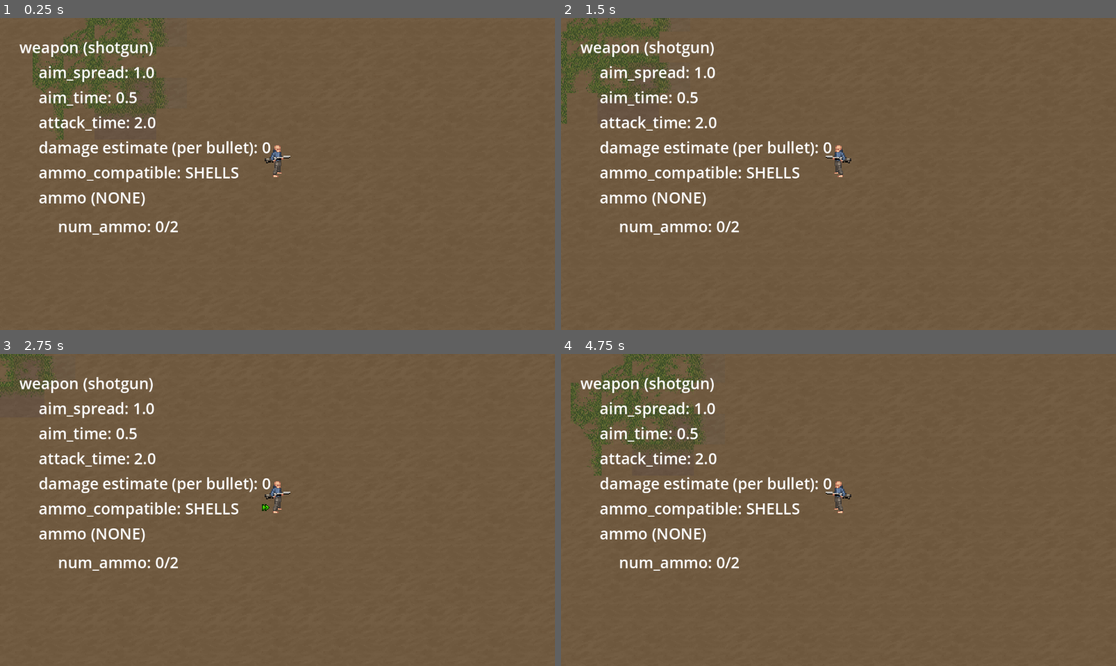
Above: before the commit, frames 1-4 (two rows, left to right).
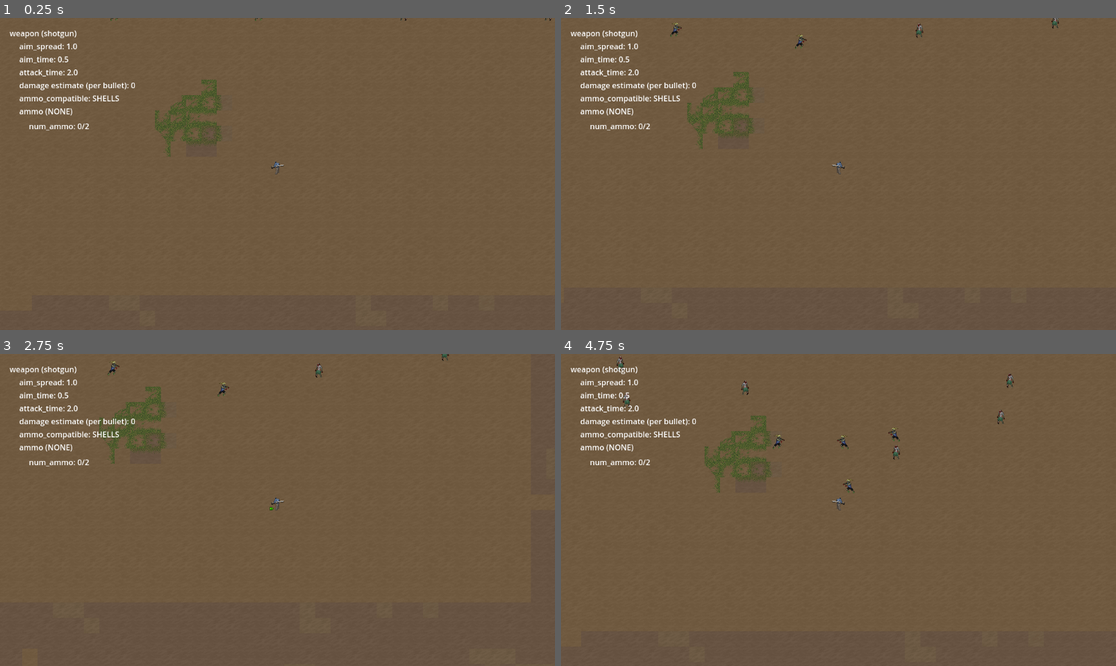
Above: after the commit, the same moments.

Repository: tegaki-tegaki/z_game
Game: Godot game, scene res://world/main.tscn
The game is run twice, just before and just after one commit, with the same random seed, the same clock (stepped at 60 frames per second) and the same inputs.
Inputs (mouse positions are in pixels of both pictures, inside the frame that each line leads up to):
- Up to frame 1 (0.25 s): no input
- Up to frame 2 (1.5 s): tap Enter at 0.5 s; move the mouse to (960, 158) at 0.52 s; hold D (move_right) 0.53-1.28 s; hold Right mouse button (aim_weapon) 0.53-1.28 s; move the mouse to (727, 189) at 1.27 s; hold S (move_down) from 1.28 s (still down); click (727, 189) at 1.35 s
- Up to frame 3 (2.75 s): move the mouse to (333, 441) at 2.02 s; release S (move_down) at 2.03 s; hold D (move_right) from 2.03 s (still down); hold Shift (run_hold) from 2.03 s (still down)
- Up to frame 4 (4.75 s): move the mouse to (810, 572) at 2.77 s; release D (move_right) at 2.78 s; release Shift (run_hold) at 2.78 s; hold W (move_up) 2.78-3.53 s; right-click (810, 572) at 2.85 s; move the mouse to (1005, 556) at 3.52 s; hold A (move_left) from 3.53 s (still down); click (1005, 556) at 3.6 s; move the mouse to (672, 463) at 4.27 s; tap Shift (run_hold) at 4.35 s

The runs differ from the first frame. In frame 1, 7.2% of the frame differs, in the area x 1-100%, y 0-70%; in frame 2, 6.9%; in frame 3, 5.6%; in frame 4, 7.5%, in the area x 1-82%, y 0-70%.
Error before the commit: Invalid access to property or key 'file' on a base object of type 'Nil'. (res://autoloads/resource_manager.gd:335)

Commit message:
working version, use custom Dict for gameobj_data

Diff:
--- a/autoloads/resource_manager.gd
+++ b/autoloads/resource_manager.gd
@@ -216,18 +216,15 @@
     }
 }
 
-var gameobj_data: Dictionary = {}
+var gameobj_data: Dict = Dict.new()
 
 
 func _ready():
     var config = Utils.load_json_file("res://images/tile_config.json")
     process_config(config)
-    print("processed")
-
-
-static func get_gameobj_atlastexture(
-    creature_data: GameobjData, image_data
-) -> AtlasTexture:
+
+
+static func get_gameobj_atlastexture(creature_data, image_data) -> AtlasTexture:
     var texture = AtlasTexture.new()
     texture.atlas = image_data.texture
 
@@ -244,25 +241,28 @@
 func process_config(config):
     for tile_data in config["tiles-new"]:
         var tiles = tile_data.tiles
-        var tile_data_chunk_raw = filter_tile_data(tiles)
+        var tile_data_chunk_raw = tiles  # filter_tile_data(tiles)
         for tile_data_chunk in tile_data_chunk_raw:
             get_tile_to_gameobj_fn(gameobj_data, tile_data.file).call(
                 tile_data_chunk
             )
-            #print(gameobj_data.keys().size())
-            if gameobj_data.keys().size() == 10624:
-                print(gameobj_data.keys().size())
-                print("exists here")
-    print("empty here?")
+
 
 # TODO: can higher order function be reduced?
-static func get_tile_to_gameobj_fn(_gameobj_data: Dictionary, filename):
+static func get_tile_to_gameobj_fn(_gameobj_data: Dict, filename):
     return func(monster):
         var global_id = null
         if "fg" in monster:
-            if typeof(monster.fg) != TYPE_FLOAT:
+            if typeof(monster.fg) == TYPE_ARRAY:
+                if typeof(monster.fg[0]) == TYPE_FLOAT:
+                    global_id = monster.fg[0]
+                elif "sprite" in monster.fg[0]:
+                    global_id = monster.fg[0].sprite
+            elif typeof(monster.fg) == TYPE_FLOAT:
+                global_id = monster.fg
+            else:
                 return
-            global_id = monster.fg
+
         else:
             if typeof(monster.bg) != TYPE_FLOAT:
                 return
@@ -282,12 +282,12 @@
 
         if typeof(monster.id) == TYPE_ARRAY:
             for id in monster.id:
-                _gameobj_data.set(
+                _gameobj_data.s(
                     id,
                     {"file": filename, "x_count": counts.x, "y_count": counts.y}
                 )
         else:
-            _gameobj_data.set(
+            _gameobj_data.s(
                 monster.id,
                 {"file": filename, "x_count": counts.x, "y_count": counts.y}
             )
@@ -317,28 +317,33 @@
     return null
 
 
+# TODO: might be fine without filtering if
+# i refactor from Dictionary -> class + array of classes
 static func filter_tile_data(tiles) -> Variant:
     var filtered = []
     for tile in tiles:
         if typeof(tile.id) == TYPE_STRING:
-            filtered.append(tile)
+            if (
+                tile.id.begins_with("mon_zombie")
+                || tile.id.begins_with("corpse_")
+            ):
+                filtered.append(tile)
         if typeof(tile.id) == TYPE_ARRAY:
             for id in tile.id:
-                filtered.append(tile)
+                if id.begins_with("mon_zombie") || id.begins_with("corpse_"):
+                    filtered.append(tile)
     return filtered
 
 
 ## [param name_id] is the unique ids used in tile_config.json
 ## eg. "mon_zombie_brainless"
 func get_creature_textures(name_id: String):
-    var creature_data = gameobj_data.get(name_id) as GameobjData
+    var creature_data = gameobj_data.g(name_id)
     var filename = creature_data.file
     var image_data = images_data[filename]
     var texture = get_gameobj_atlastexture(creature_data, image_data)
 
-    var corpse_creature_data = (
-        gameobj_data.get("corpse_" + name_id) as GameobjData
-    )
+    var corpse_creature_data = gameobj_data.g("corpse_" + name_id)
     var corpse_filename = creature_data.file
     var corpse_image_data = images_data[corpse_filename]
     var corpse_texture = get_gameobj_atlastexture(
@@ -356,8 +361,10 @@
         texture = _texture
         corpse_texture = _corpse_texture
 
-
-class GameobjData:
-    var file: String
-    var x_count: int
-    var y_count: int
+#class GameobjData:
+#var file: String
+#var x_count: int
+#var y_count: int
+#
+#class GameobjContainer:
+#var objects: Array[GameobjData]
--- a/components/body_component.tscn
+++ b/components/body_component.tscn
@@ -1,7 +1,6 @@
-[gd_scene load_steps=3 format=3 uid="uid://t3phjnfkxvs3"]
+[gd_scene load_steps=2 format=3 uid="uid://t3phjnfkxvs3"]
 
 [ext_resource type="Script" uid="uid://k0tjfqdepcu5" path="res://scripts/body_component.gd" id="1_mtxy0"]
-[ext_resource type="Texture2D" uid="uid://cetyqld2c5vim" path="res://images/human_body_plus.png" id="2_sv6a1"]
 
 [node name="BodyComponent" type="Node2D"]
 script = ExtResource("1_mtxy0")
@@ -9,7 +8,3 @@
 [node name="base" type="Sprite2D" parent="."]
 texture_filter = 1
 position = Vector2(0, -24)
-texture = ExtResource("2_sv6a1")
-hframes = 16
-vframes = 38
-frame = 195
--- a/models/creature.gd
+++ b/models/creature.gd
@@ -1,15 +1,5 @@
 extends Resource
 class_name CreatureResource
-
-#@export var sprite_texture: String
-#@export var sprite_hframes: int
-#@export var sprite_vframes: int
-#@export var sprite_frame: int
-#
-#@export var sprite_corpse_texture: String
-#@export var sprite_corpse_hframes: int
-#@export var sprite_corpse_vframes: int
-#@export var sprite_corpse_frame: int
 
 var sprite: AtlasTexture
 var sprite_corpse: AtlasTexture
--- a/project.godot
+++ b/project.godot
@@ -25,7 +25,6 @@
 
 window/size/mode=2
 window/size/initial_position_type=4
-window/stretch/scale=2.0
 window/stretch/scale_mode="integer"
 
 [input]
--- /dev/null
+++ b/scripts/Dict.gd
@@ -0,0 +1,44 @@
+extends Node
+class_name Dict
+
+var _entries := []
+
+func s(key, value):
+    for i in range(_entries.size()):
+        if _entries[i][0] == key:
+            _entries[i][1] = value
+            return
+    _entries.append([key, value])
+
+func g(key):
+    for entry in _entries:
+        if entry[0] == key:
+            return entry[1]
+    return null
+
+func has(key):
+    for entry in _entries:
+        if entry[0] == key:
+            return true
+    return false
+
+func erase(key):
+    for i in range(_entries.size()):
+        if _entries[i][0] == key:
+            _entries.remove_at(i)
+            return
+
+func keys():
+    var result := []
+    for entry in _entries:
+        result.append(entry[0])
+    return result
+
+func values():
+    var result := []
+    for entry in _entries:
+        result.append(entry[1])
+    return result
+
+func clear():
+    _entries.clear()
--- a/scripts/body_component.gd
+++ b/scripts/body_component.gd
@@ -6,6 +6,7 @@
 @onready var base: Sprite2D = $base
 
 func _ready():
+    base.texture = creature.sprite
     position.y = creature.y_offset
 
 func _process(_delta: float):
@@ -15,7 +16,4 @@
         transform.x = Vector2.LEFT
 
 func set_dead():
-    base.texture = load("res://images/" + creature.sprite_corpse_texture)
-    base.vframes = creature.sprite_corpse_vframes
-    base.hframes = creature.sprite_corpse_hframes
-    base.frame = creature.sprite_corpse_frame
+    base.texture = creature.sprite_corpse
--- a/world/characters/enemy.tscn
+++ b/world/characters/enemy.tscn
@@ -9,8 +9,6 @@
 
 [sub_resource type="CircleShape2D" id="CircleShape2D_nhupr"]
 radius = 6.5
-
-[sub_resource type="AtlasTexture" id="AtlasTexture_rcv5e"]
 
 [node name="enemy" type="CharacterBody2D"]
 collision_layer = 2
@@ -52,6 +50,3 @@
 
 [node name="AimComponent" parent="." instance=ExtResource("6_8hm70")]
 position = Vector2(0, -15)
-
-[node name="Sprite2D" type="Sprite2D" parent="."]
-texture = SubResource("AtlasTexture_rcv5e")
--- a/world/characters/player.tscn
+++ b/world/characters/player.tscn
@@ -34,9 +34,6 @@
 texture_filter = 1
 position = Vector2(0, -14)
 texture = ExtResource("2_3eadt")
-hframes = 16
-vframes = 167
-frame = 542
 
 [node name="wear" type="Node2D" parent="BodyComponent"]
 unique_name_in_owner = true
--- a/world/main.gd
+++ b/world/main.gd
@@ -23,11 +23,10 @@
         var body = enemy.get_node("BodyComponent") as BodyComponent
 
         var creature = creatures.pick_random()
-        print(G.gameobj_data.keys().size())
         var textures = G.get_creature_textures(creature.name)
         creature.sprite = textures.texture
         creature.sprite_corpse = textures.corpse_texture
-        print(creature)
+
         body.creature = creature
 
         label.text = creature.name
Not shown, added: scripts/Dict.gd.uid
Not shown: 1 places in world/characters/enemy.tscn that only renumber resources
Not shown, added: images/.human_body_plus.png-autosave.kra
